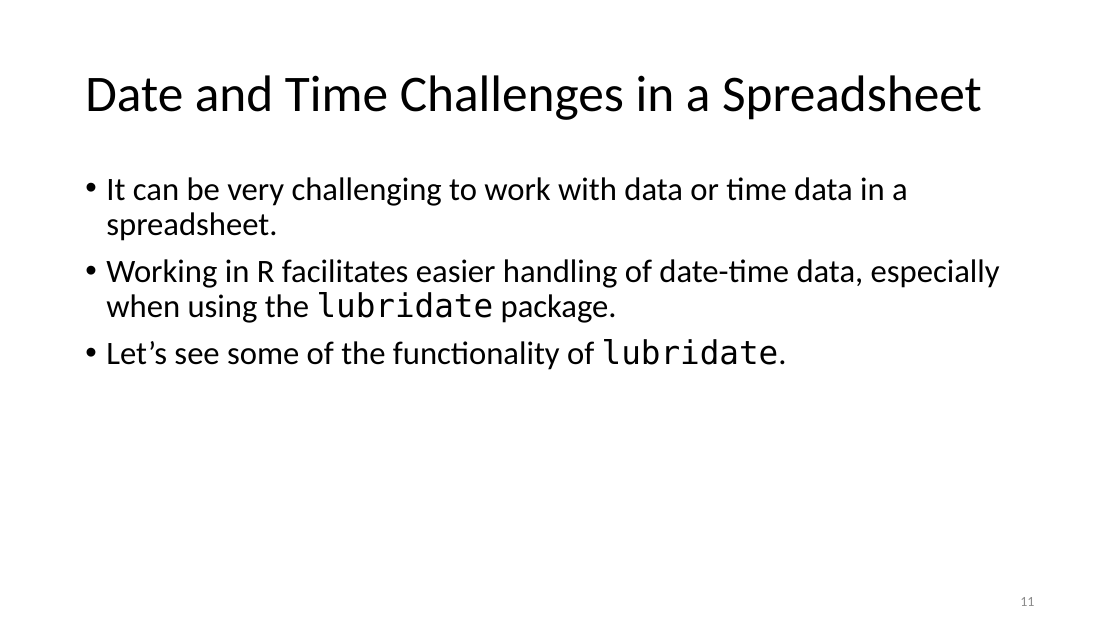
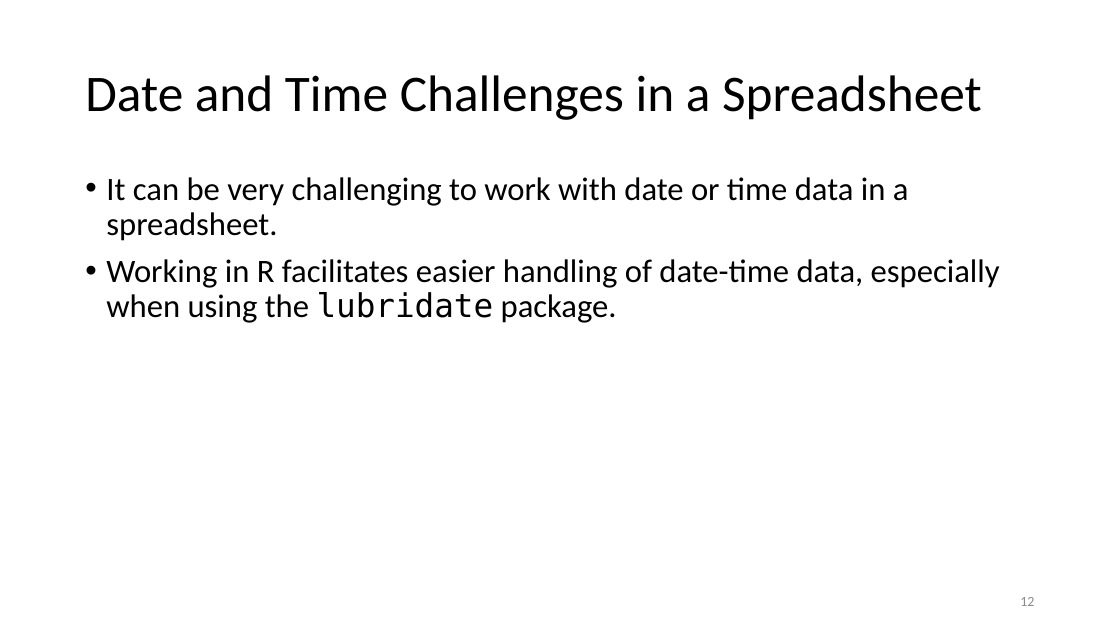
Before and after one commit to jmgraham30/SWBmodules, a slide deck: slide 12 of slides/dates_times_with_r.pptx (slide 11 before the commit). Drawn at 1120x630 pixels with LibreOffice and Linux fonts; fonts in the diff are those of the drawing. Boxes give left, top, right and bottom in pixels: in the first picture for what was removed or moved away, otherwise in the second. Text is boxed around its words. In the diff, an @@ line names an element or a change of style, - is before the commit and + after.

```diff
--- a/slides/dates_times_with_r.pptx
+++ b/slides/dates_times_with_r.pptx
@@ text at box(106, 177, 909, 241): text changed @@
-• It can be very challenging to work with data or time data in a spreadsheet.
+• It can be very challenging to work with date or time data in a spreadsheet.
@@ text at box(106, 339, 787, 370): paragraph removed @@
-• Let’s see some of the functionality of lubridate.
@@ page number at box(1020, 597, 1034, 606): text changed @@
-11
+12
```
Also in this commit, not shown: 4 other slides changed, 5 slides added, 2 other files.
